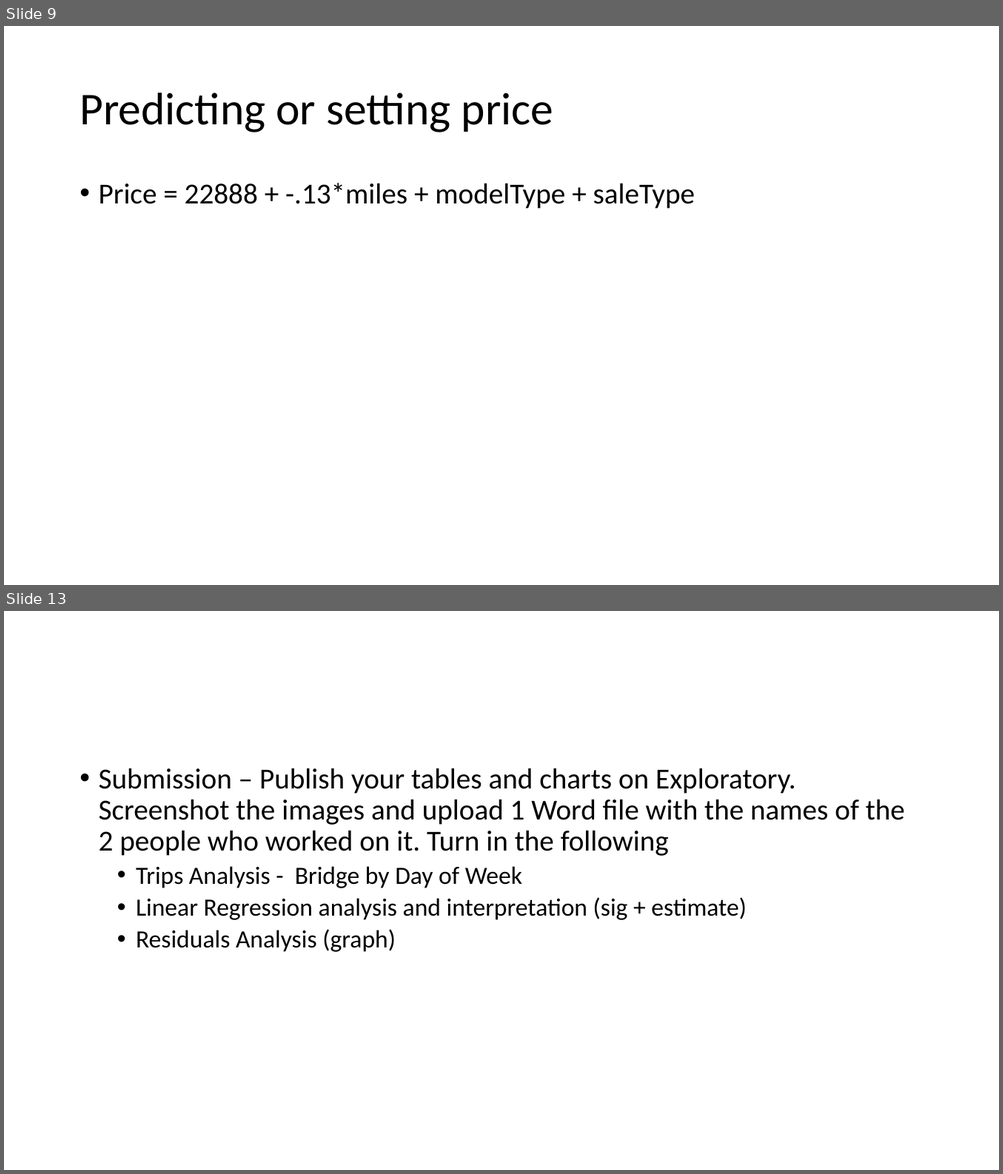
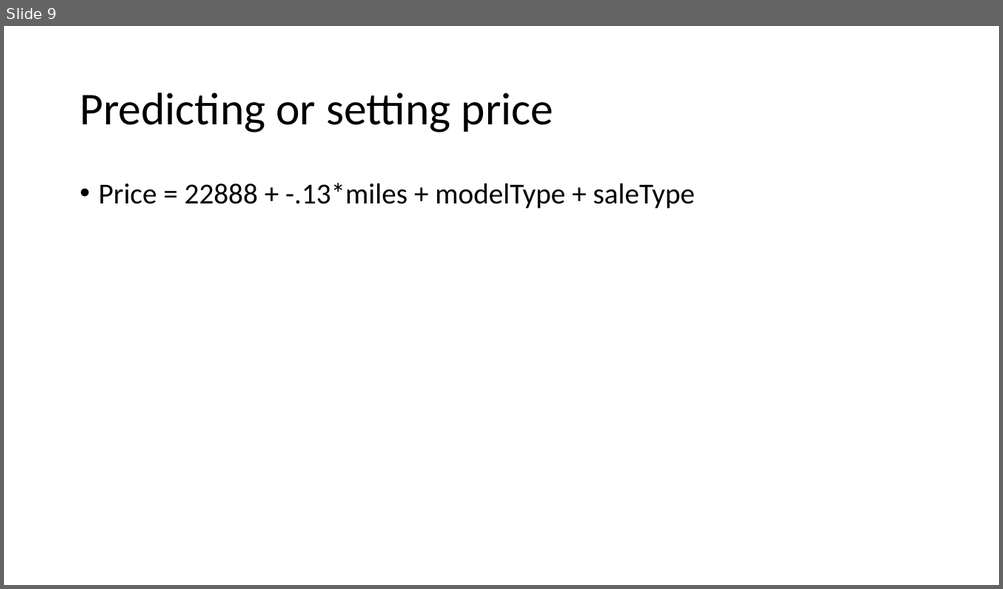
Before and after one commit to carolina-lima-salge/mist4610b, a slide deck: Explanatory analytics.pptx. Shown one above the other, each under a label of ours: slides 9 and 13 before the commit, slide 9 after it; the slides between them are not shown. The pictures are 1003x1174 and 1003x589 pixels, drawn with LibreOffice and Linux fonts; fonts in the diff are those of the drawing. Boxes give left, top, right and bottom in pixels: in the first picture for what was removed or moved away, otherwise in the second. Text is boxed around its words. In the diff, an @@ line names an element or a change of style, - is before the commit and + after.

```diff
--- a/Explanatory analytics.pptx
+++ b/Explanatory analytics.pptx
@@ slide 13 removed at box(4, 611, 999, 1170), background #FFFFFF @@
@@ text removed at box(99, 768, 905, 952) @@
-• Submission – Publish your tables and charts on Exploratory. Screenshot the images and upload 1 Word file with the names of the 2 people who worked on it. Turn in the following
-  • Trips Analysis - Bridge by Day of Week
-  • Linear Regression analysis and interpretation (sig + estimate)
-  • Residuals Analysis (graph)
```
Also in this commit, not shown: 5 other slides removed, 1 other file.
